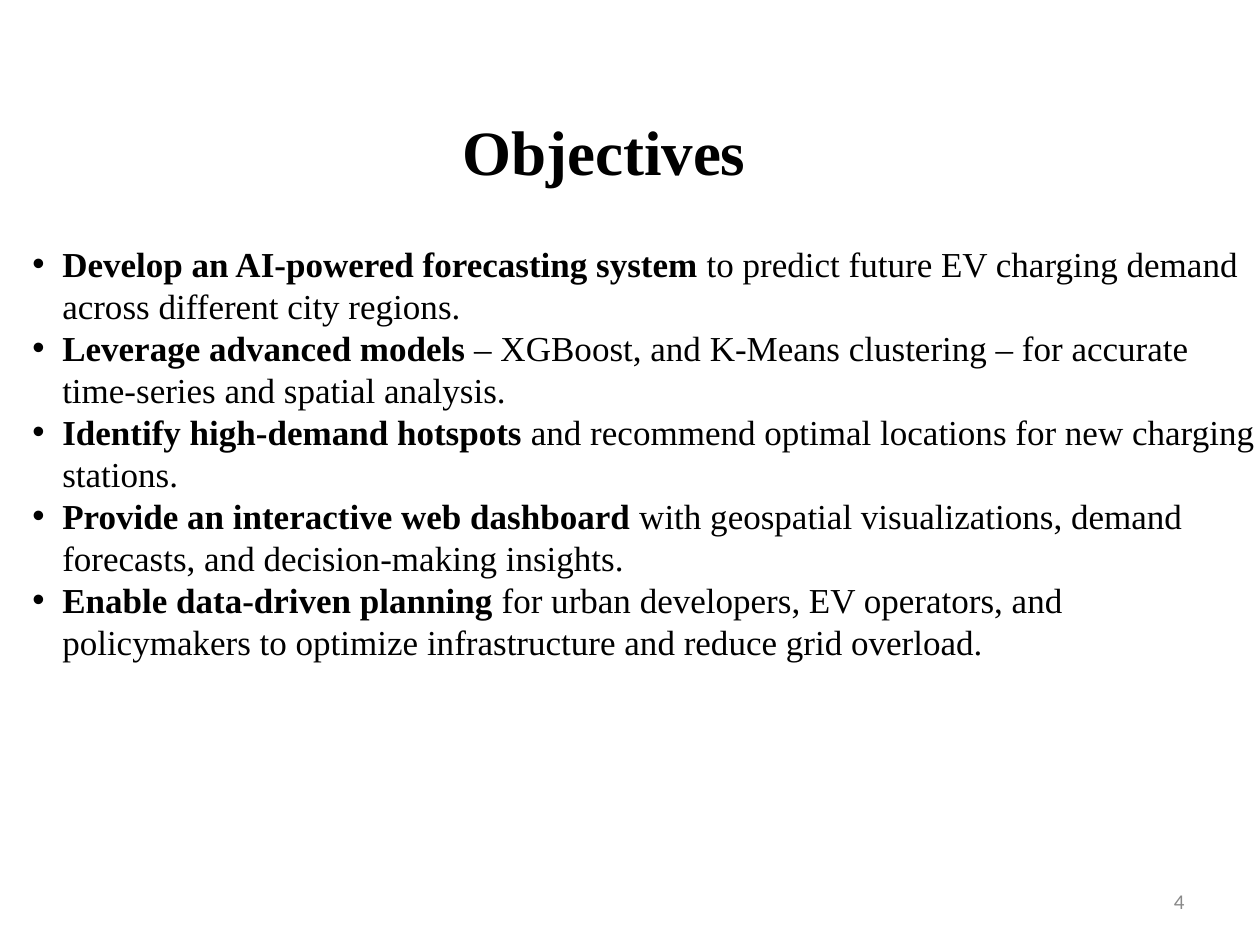
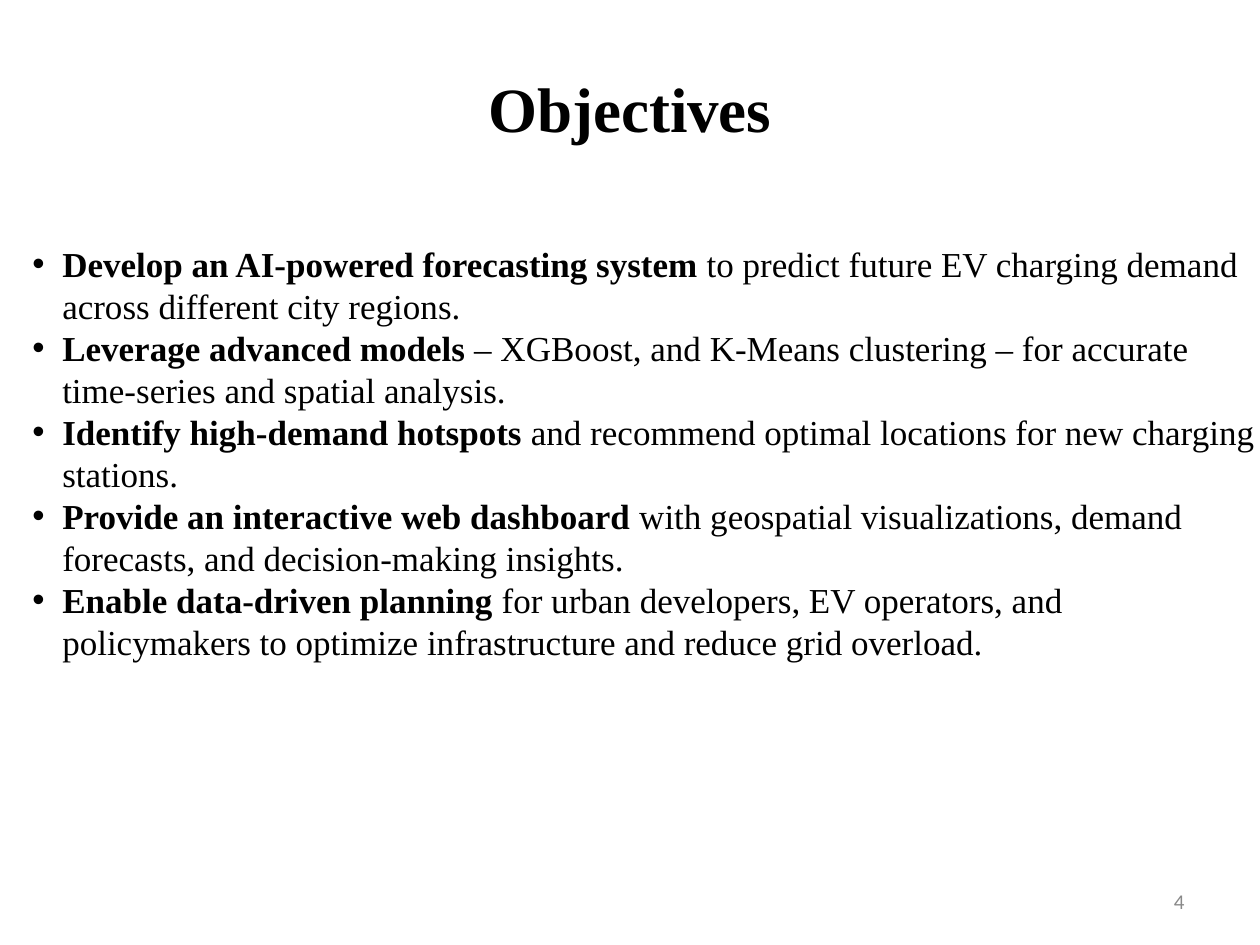
Before and after one commit to TirthDhandhukia30/EVision, a slide deck: slide 4 of Models/Topic 1- EVision.ppt. Drawn at 1260x945 pixels with LibreOffice and Linux fonts; fonts in the diff are those of the drawing. Boxes give left, top, right and bottom in pixels: in the first picture for what was removed or moved away, otherwise in the second. Text is boxed around its words. In the diff, an @@ line names an element or a change of style, - is before the commit and + after.

```diff
--- a/Models/Topic 1- EVision.ppt
+++ b/Models/Topic 1- EVision.ppt
@@ text "Objectives": place and size @@
-text "Objectives" at (462, 131, 745, 187)
+text "Objectives" at (488, 88, 771, 144)
@@ text "Objectives" at (488, 88, 771, 144): alignment left to centre @@
```
Also in this commit, not shown: 6 other slides changed, 6 slides added, 3 slides removed, 29 other files.
